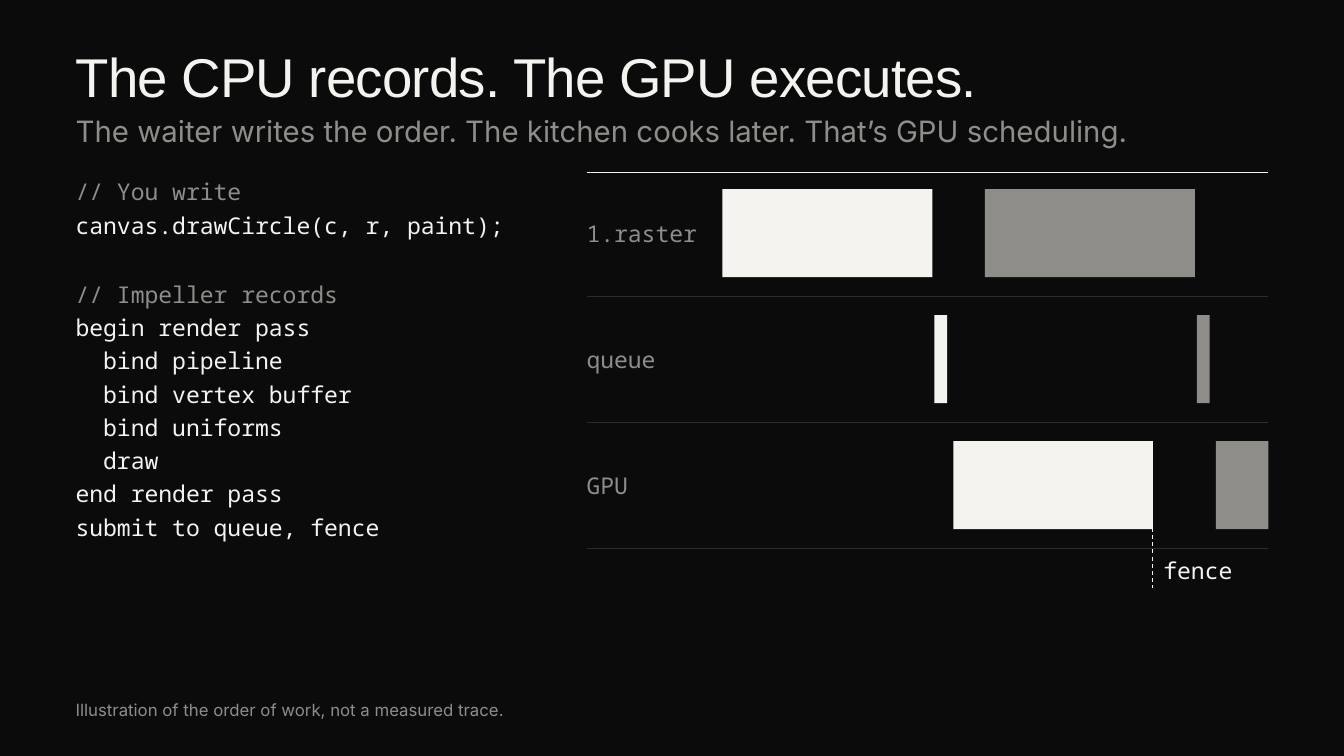
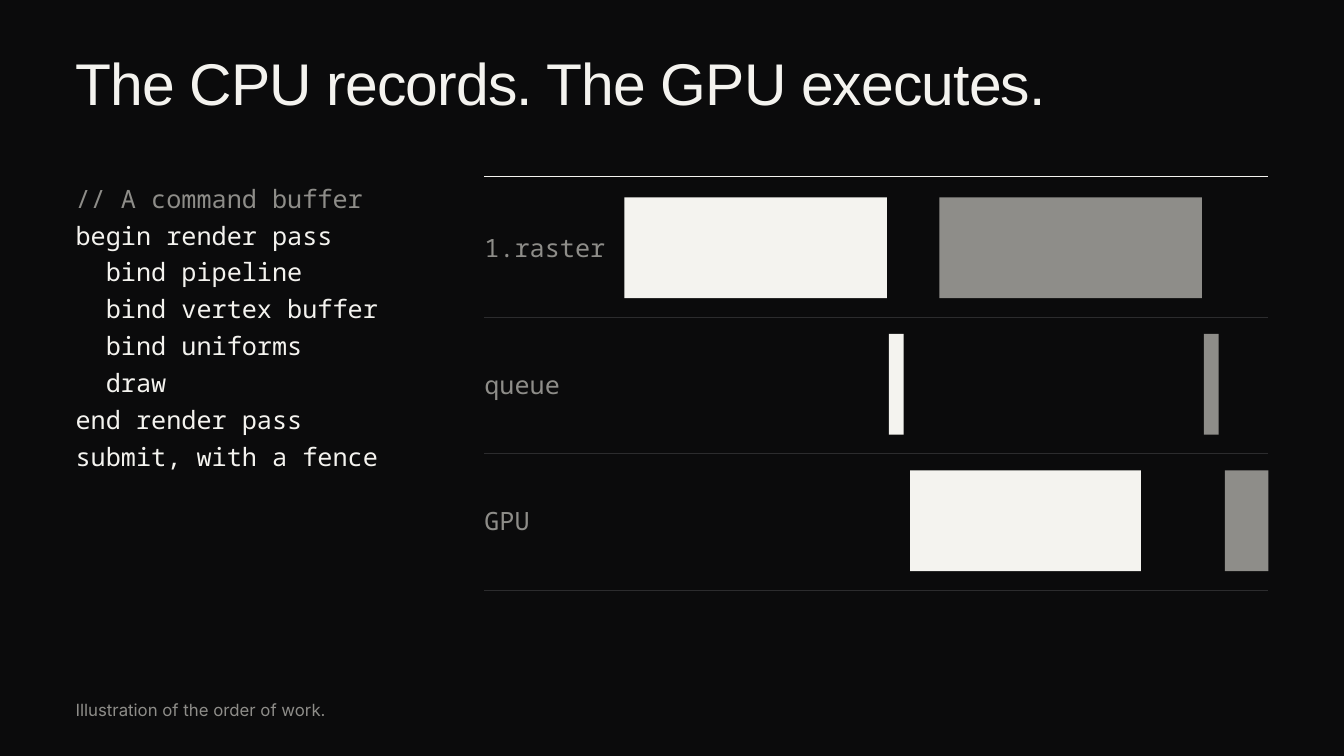
Before and after one commit to cm-collins/fluttercon-demo-app, a slide deck: slide 14 of docs/talk/slides/beyond-skia-dark.pptx (slide 12 before the commit). Drawn at 1344x756 pixels with LibreOffice and Linux fonts; fonts in the diff are those of the drawing; background and template pictures are left out. Boxes give left, top, right and bottom in pixels: in the first picture for what was removed or moved away, otherwise in the second. Text is boxed around its words. In the diff, an @@ line names an element or a change of style, - is before the commit and + after.

```diff
--- a/docs/talk/slides/beyond-skia-dark.pptx
+++ b/docs/talk/slides/beyond-skia-dark.pptx
@@ title "The CPU records. The GPU ..." at [76, 62, 1046, 106]: size 39 to 42 pt @@
@@ text removed at [76, 120, 1127, 149] @@
-The waiter writes the order. The kitchen cooks later. That’s GPU scheduling.
@@ line moved from (587, 172) - (1268, 172) to (485, 176) - (1268, 176) @@
@@ text at [121, 189, 363, 208]: text changed; size 16.5 to 18 pt; text colour #F4F3EF to #8E8D89 @@
-// You write
-canvas.drawCircle(c, r, paint);
-// Impeller records
+// A command buffer
@@ text "1.raster": place and size @@
-text "1.raster" at [587, 225, 697, 242]
+text "1.raster" at [484, 239, 605, 257]
@@ rectangle: place and size @@
-rectangle at [723, 190, 933, 278]
+rectangle at [624, 198, 886, 298]
@@ rectangle: place and size @@
-rectangle at [985, 190, 1195, 278]
+rectangle at [940, 198, 1202, 298]
@@ text at [76, 226, 378, 435]: size 16.5 to 18 pt in "begin render pass", "bind pipeline", "bind vertex buffer", "bind uniforms" and 2 more places; line spacing 1.2 to 1.22 @@
@@ line moved from (587, 296) - (1268, 296) to (485, 318) - (1268, 318) @@
@@ text "queue": place and size @@
-text "queue" at [587, 355, 656, 374]
+text "queue" at [484, 380, 560, 400]
@@ rectangle: place and size @@
-rectangle at [935, 315, 947, 403]
+rectangle at [889, 334, 904, 435]
@@ rectangle: place and size @@
-rectangle at [1198, 315, 1210, 403]
+rectangle at [1204, 334, 1219, 435]
@@ text at [76, 446, 378, 470]: text changed; size 16.5 to 18 pt @@
-submit to queue, fence
+submit, with a fence
@@ line removed from (1153, 442) to (1153, 588) @@
@@ size 16.5 to 18 pt in 3 elements at [484, 239, 605, 257], [484, 380, 560, 400], [484, 512, 529, 530] @@
@@ text "GPU": place and size @@
-text "GPU" at [587, 477, 628, 494]
+text "GPU" at [484, 512, 529, 530]
@@ line moved from (587, 422) - (1268, 422) to (485, 454) - (1268, 454) @@
@@ rectangle: place and size @@
-rectangle at [954, 442, 1153, 530]
+rectangle at [910, 471, 1141, 572]
@@ rectangle: place and size @@
-rectangle at [1216, 442, 1268, 530]
+rectangle at [1225, 471, 1268, 572]
@@ text removed at [1163, 561, 1232, 580] @@
-fence
@@ line moved from (587, 548) - (1268, 548) to (485, 590) - (1268, 590) @@
@@ text at [76, 703, 325, 716]: text changed @@
-Illustration of the order of work, not a measured trace.
+Illustration of the order of work.
```
Also in this commit, not shown: 21 other slides changed, 9 slides added, 5 slides removed, 23 other files.
